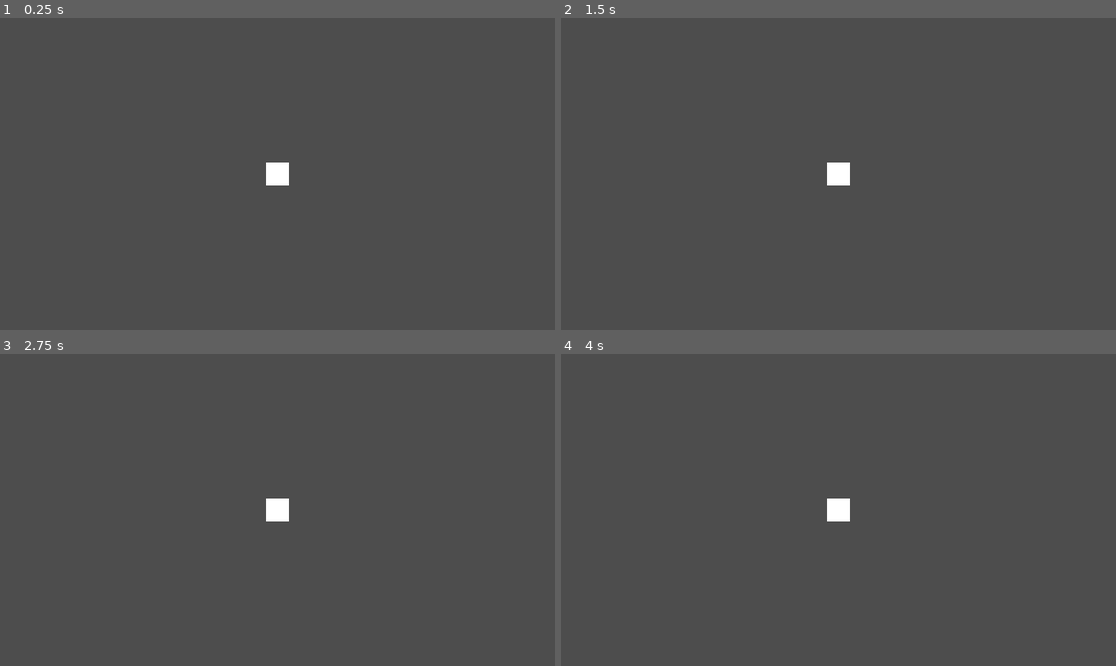
Above: before the commit, frames 1-4 (two rows, left to right).
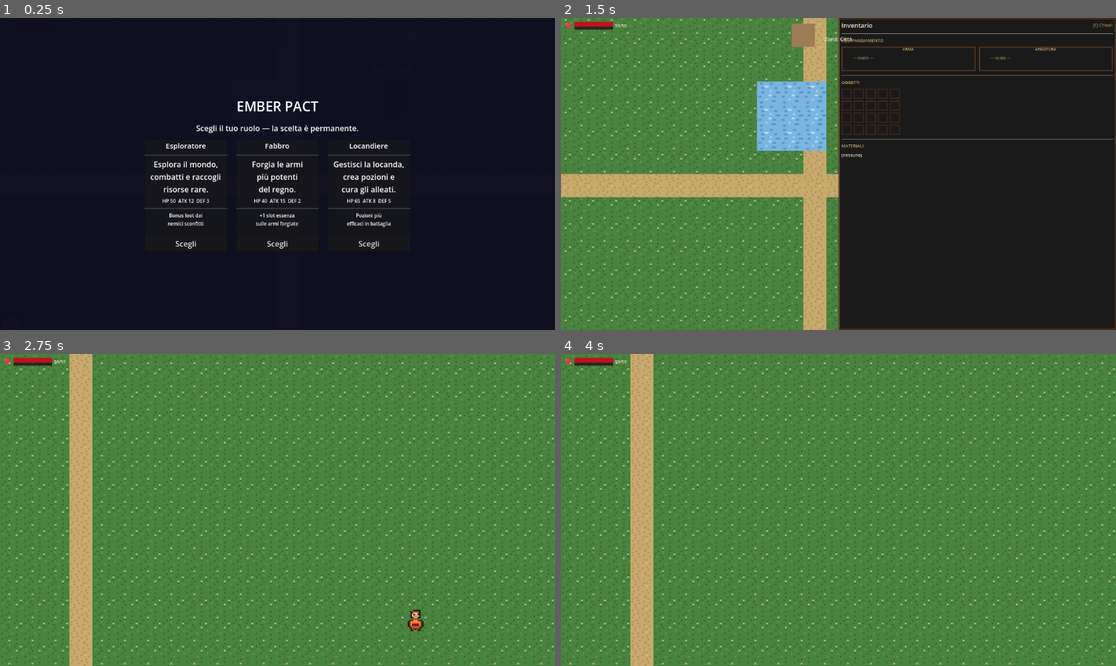
Above: after the commit, the same moments.

Repository: k0m1d3v/EmberPact
Game: Godot game, scene res://scenes/world/town.tscn
Two runs of this game, one before a commit and one after it. Both use one fixed random seed, a clock stepped at 60 frames per second and the inputs below.
Inputs (mouse positions are in pixels of both pictures, inside the frame that each line leads up to):
- Up to frame 1 (0.25 s): no input
- Up to frame 2 (1.5 s): click (749, 242) at 0.5 s, where only the run after the commit has a clickable "Scegli"; tap Enter at 1.25 s; move the mouse to (960, 158) at 1.27 s; hold Right (ui_right) from 1.28 s (still down); tap E (interact, bound only after the commit) at 1.35 s; click (960, 158) at 1.42 s
- Up to frame 3 (2.75 s): move the mouse to (166, 525) at 2.02 s; release Right (ui_right) at 2.03 s; hold Down (ui_down) from 2.03 s (still down); tap Space (attack, bound only after the commit) at 2.1 s; tap E (interact, bound only after the commit) at 2.3 s
- Up to frame 4 (4 s): move the mouse to (894, 441) at 2.77 s; release Down (ui_down) at 2.78 s; hold Right (ui_right) 2.78-3.53 s; tap E (interact, bound only after the commit) at 2.85, 3.6 s; tap Space (attack, bound only after the commit) at 3.5 s; move the mouse to (810, 572) at 3.52 s; hold Up (ui_up) from 3.53 s (still down); click (810, 572) at 3.67 s

The runs differ from the first frame. In frame 1, 99% of the frame differs, in the area x 0-100%, y 0-100%; in frame 2, 100%; in frame 3, 100%; in frame 4, 100%.
Error before the commit: Parse Error: Could not resolve external class member "show". (res://scripts/quest_manager.gd:82)

Commit message:
Fix NotificationManager.show() collision with CanvasLayer built-in
Renamed show(text) → notify(text) to avoid the signature mismatch
error with the inherited show() → void from CanvasLayer. Updated
all six call sites across player, quest_manager, zone_base, inn_zone,
and town_zone.

https://claude.ai/code/session_01MatrgjeeZ6dRxrgJphkcV9

Diff:
--- a/scripts/notification_manager.gd
+++ b/scripts/notification_manager.gd
@@ -21,7 +21,7 @@
 	_lbl.modulate.a = 0.0
 	add_child(_lbl)
 
-func show(text: String):
+func notify(text: String):
 	_lbl.text = text
 	if _tween:
 		_tween.kill()
--- a/scripts/player.gd
+++ b/scripts/player.gd
@@ -140,4 +140,4 @@
 	inventory.append(item_name)
 	inventory_changed.emit(inventory)
 	QuestManager.on_item_collected(item_name)
-	NotificationManager.show("+ " + item_name)
+	NotificationManager.notify("+ " + item_name)
--- a/scripts/quest_manager.gd
+++ b/scripts/quest_manager.gd
@@ -79,7 +79,7 @@
 	state["completed"] = false
 	active.append(state)
 	quest_accepted.emit(state)
-	NotificationManager.show("Quest accettata: " + state["title"])
+	NotificationManager.notify("Quest accettata: " + state["title"])
 
 func on_enemy_killed(enemy_name: String):
 	_update_progress("kill", enemy_name)
@@ -113,7 +113,7 @@
 	if quest["reward_item"] == "ricetta_martello":
 		PlayerData.hammer_recipe_unlocked = true
 	quest_completed.emit(quest)
-	NotificationManager.show("Quest completata: " + quest["title"] + "!")
+	NotificationManager.notify("Quest completata: " + quest["title"] + "!")
 
 func _find_player() -> Node:
 	var sc = Engine.get_main_loop().current_scene
--- a/scripts/zone_base.gd
+++ b/scripts/zone_base.gd
@@ -171,7 +171,7 @@
 	_on_player_hp_changed(player.hp, player.max_hp)
 	PlayerData.current_scene = get_scene_path()
 	if get_zone_name() != "":
-		NotificationManager.show("Zona: " + get_zone_name())
+		NotificationManager.notify("Zona: " + get_zone_name())
 
 # ── Process ──────────────────────────────────────────────────────────
 
--- a/scripts/zones/inn_zone.gd
+++ b/scripts/zones/inn_zone.gd
@@ -84,7 +84,7 @@
 			player.hp = player.max_hp
 			player.hp_changed.emit(player.hp, player.max_hp)
 			player.inventory_changed.emit(player.inventory)
-			NotificationManager.show("HP ripristinati!")
+			NotificationManager.notify("HP ripristinati!")
 			marta.dialogues = ["Buon riposo! Vieni quando hai bisogno."]
 			if QuestManager.is_active("quest_02"):
 				var pellicce = 0
@@ -92,7 +92,7 @@
 					if item is String and item == "Pelliccia":
 						pellicce += 1
 				if pellicce >= 2:
-					NotificationManager.show("Quest completata: Rifornimento!")
+					NotificationManager.notify("Quest completata: Rifornimento!")
 		else:
 			marta.dialogues = ["Non hai abbastanza monete (ti servono 5)."])
 
--- a/scripts/zones/town_zone.gd
+++ b/scripts/zones/town_zone.gd
@@ -186,7 +186,7 @@
 		func():
 			if player.get_attack() >= 15:
 				return true
-			NotificationManager.show("Hai bisogno di un'arma più potente!")
+			NotificationManager.notify("Hai bisogno di un'arma più potente!")
 			return false)
 
 # ── Role select (first run) ───────────────────────────────────────────
